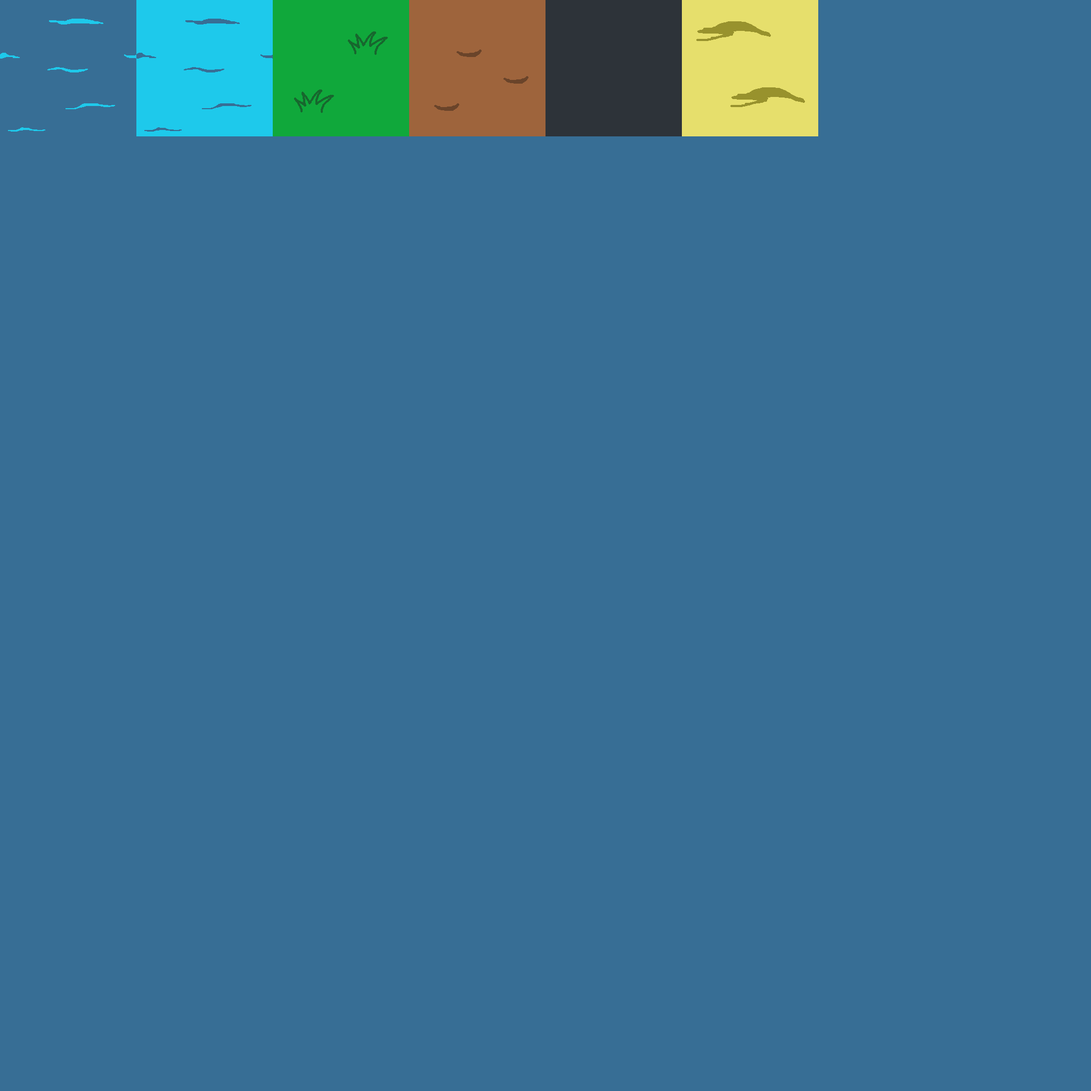
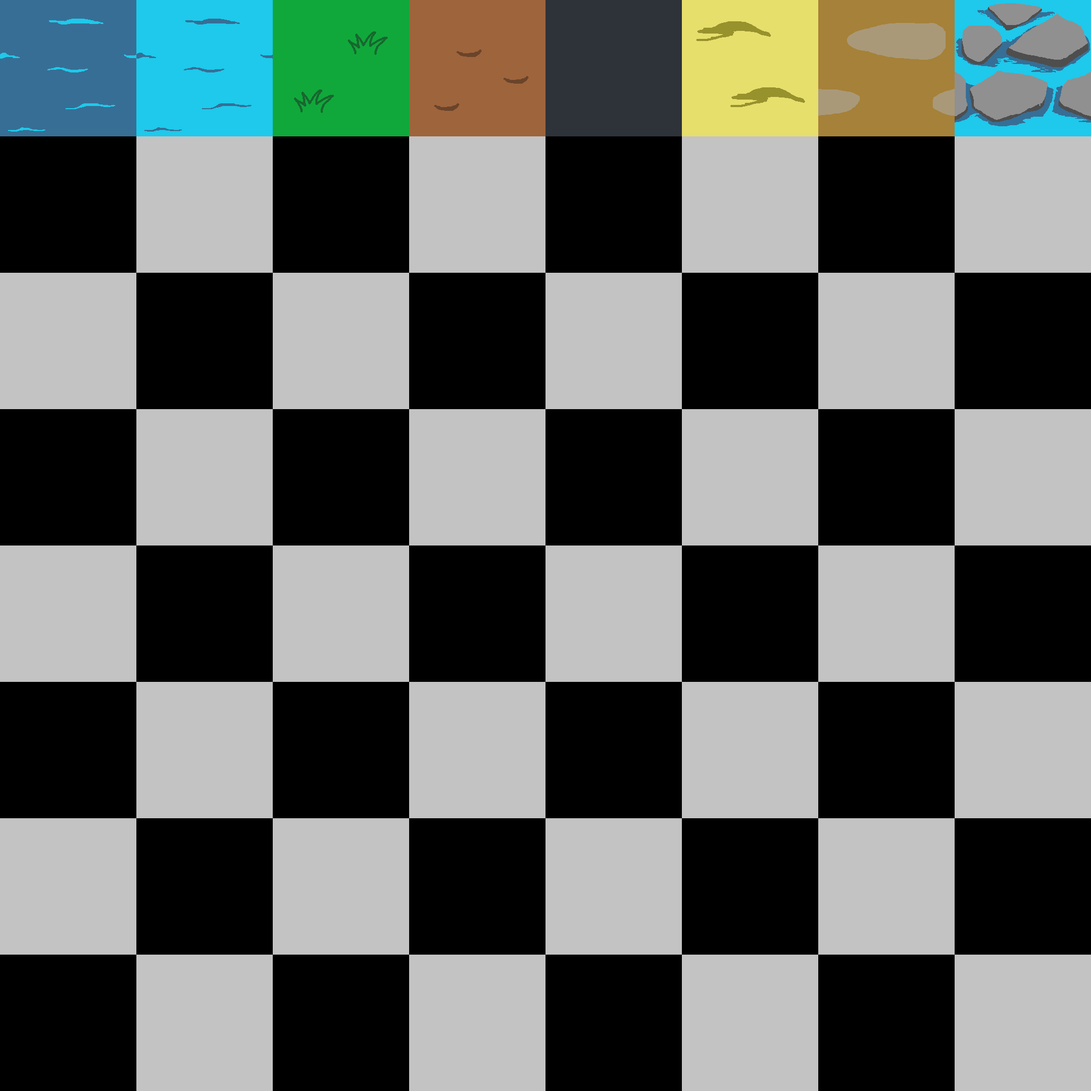
Layers edited between the first and the second 1091 × 1091 image:
removed group "ROW 1 copy 8" (16 layers) over [0, 955, 1091, 1091]
removed group "ROW 1 copy 7" (16 layers) over [0, 818, 1091, 956]
removed layer "Layer 1 copy" (2nd of 7, in "ROW 1 copy 7") from group "ROW 1 copy 7" over [0, 818, 137, 956]
removed layer "Layer 1 copy 3" (2nd of 8, in "ROW 1 copy 7") from group "ROW 1 copy 7" over [272, 818, 410, 956]
removed layer "Layer 1 copy 5" (2nd of 8, in "ROW 1 copy 7") from group "ROW 1 copy 7" over [545, 818, 683, 956]
removed layer "Layer 1 copy 2" (2nd of 8, in "ROW 1 copy 7") from group "ROW 1 copy 7" over [818, 818, 956, 956]
removed group "ROW 1 copy 6" (16 layers) over [0, 682, 1091, 819]
removed group "ROW 1 copy 5" (16 layers) over [0, 545, 1091, 683]
removed layer "Layer 1 copy 3" (4th of 8, in "ROW 1 copy 5") from group "ROW 1 copy 5" over [272, 545, 410, 683]
removed layer "Layer 1 copy 5" (4th of 8, in "ROW 1 copy 5") from group "ROW 1 copy 5" over [545, 545, 683, 683]
removed layer "Layer 1 copy 2" (4th of 8, in "ROW 1 copy 5") from group "ROW 1 copy 5" over [818, 545, 956, 683]
removed group "ROW 1 copy 4" (16 layers) over [0, 409, 1091, 546]
removed group "ROW 1 copy 2" (16 layers) over [0, 272, 1091, 410]
removed layer "Layer 1 copy 3" (6th of 8, in "ROW 1 copy 2") from group "ROW 1 copy 2" over [272, 272, 410, 410]
removed layer "Layer 1 copy 5" (6th of 8, in "ROW 1 copy 2") from group "ROW 1 copy 2" over [545, 272, 683, 410]
removed layer "Layer 1 copy 2" (6th of 8, in "ROW 1 copy 2") from group "ROW 1 copy 2" over [818, 272, 956, 410]
removed group "ROW 1 copy" (16 layers) over [0, 136, 1091, 273]
removed group "ROW 1" (11 layers) over [818, 0, 1091, 137]
moved "Layer 3" out of group "ROW 1", painted on it over [818, 3, 1091, 123]
moved "Layer 2" out of group "ROW 1", painted on it over [818, 0, 1091, 137]
painted on "Background" over [0, 0, 1091, 1091]
…and 49 more changes (1 painted, 48 removed, 1 stack)
